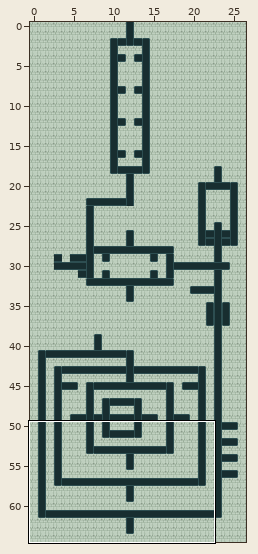
Tiled map: LemmeOut/assets/data/test2.tmx. The picture above shows the old version from afar; the outline marks the close-up.
Close-up. Earlier state:
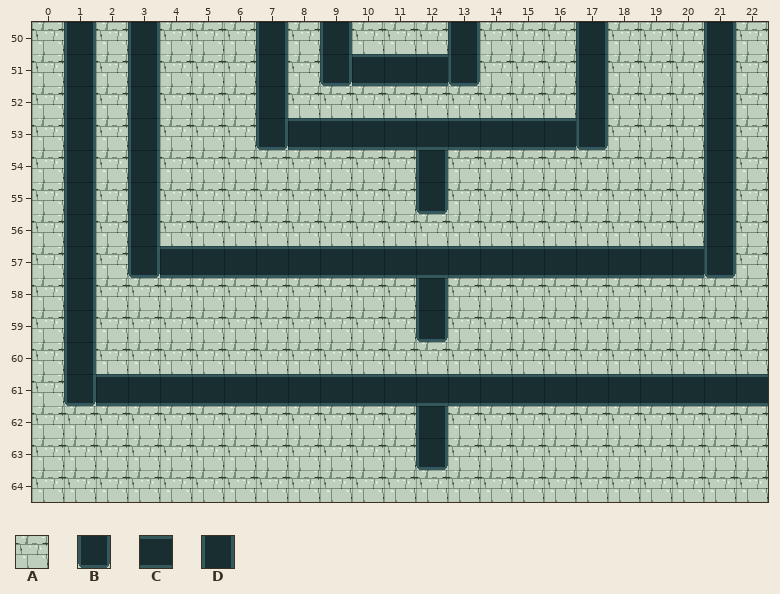
Cells are 32x32 px. Shown: x 0..22, y 50..64.
Key: from "testTiles": A 0, B 1, C 5, D 6.
_ is an empty cell.
Layer "floor" before, first column x 0:
50 ADADAAADADAAADAAADAAADA
51 ADADAAADABCCCBAAADAAADA
52 ADADAAADAAAAAAAAADAAADA
53 ADADAAABCCCCCCCCCBAAADA
54 ADADAAAAAAAADAAAAAAAADA
55 ADADAAAAAAAABAAAAAAAADA
56 ADADAAAAAAAAAAAAAAAAADA
57 ADABCCCCCCCCCCCCCCCCCBA
58 ADAAAAAAAAAADAAAAAAAAAA
59 ADAAAAAAAAAABAAAAAAAAAA
60 ADAAAAAAAAAAAAAAAAAAAAA
61 ABCCCCCCCCCCCCCCCCCCCCC
62 AAAAAAAAAAAADAAAAAAAAAA
63 AAAAAAAAAAAABAAAAAAAAAA
64 AAAAAAAAAAAAAAAAAAAAAAA
And afterwards:
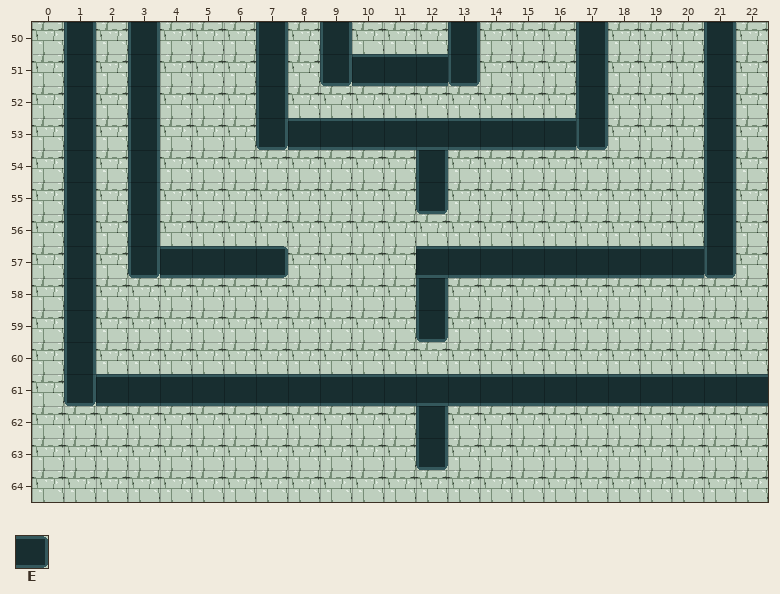
Further tiles: from "testTiles": E 4.
Edits made:
Layer "floor":
The edit turns tile C into tile A in row 57 at x 8 to 11.
The edit turns tile C into tile E in row 57 at x 7.
Changed places in both close-ups, as pixel boxes (x1, y1, x2, y2):
changed: (284, 246, 416, 278)
